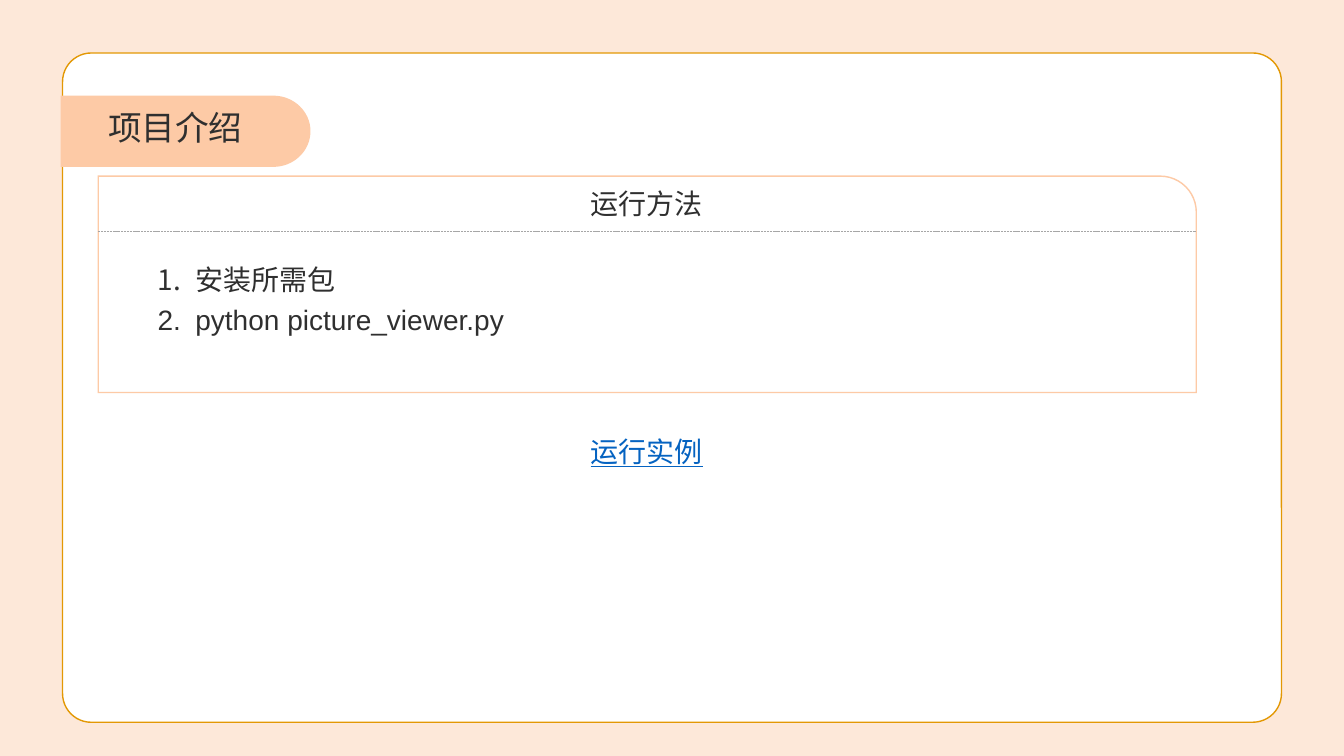
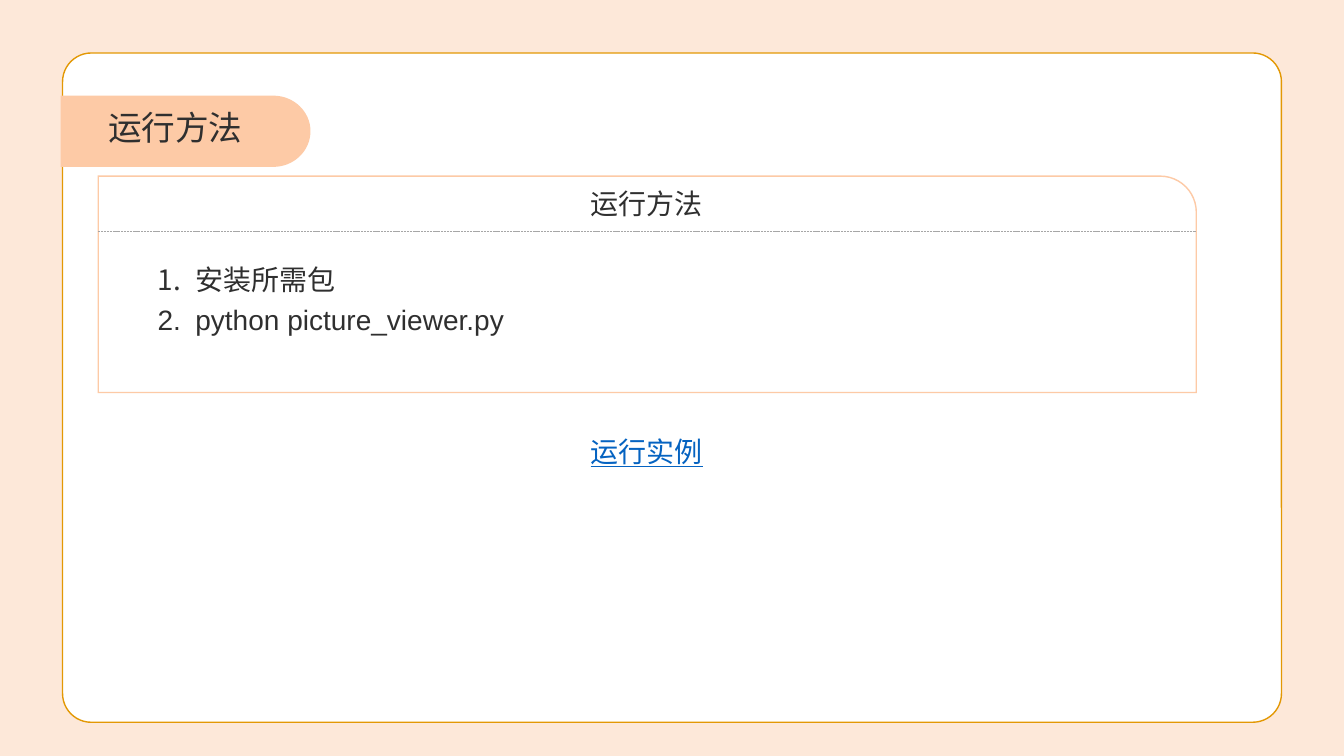
Before and after one commit to luxingzhi27/hci_final_project_hand_gesture_recognition, a slide deck: slide 12 of 一个基于手势识别的图像浏览器.pptx (slide 10 before the commit). Drawn at 1344x756 pixels with LibreOffice and Linux fonts; fonts in the diff are those of the drawing; background and template pictures are left out. Boxes give left, top, right and bottom in pixels: in the first picture for what was removed or moved away, otherwise in the second. Text is boxed around its words. In the diff, an @@ line names an element or a change of style, - is before the commit and + after.

```diff
--- a/一个基于手势识别的图像浏览器.pptx
+++ b/一个基于手势识别的图像浏览器.pptx
@@ text at box(108, 111, 242, 143): text changed @@
-项目介绍
+运行方法
```
Also in this commit, not shown: 2 slides added.
